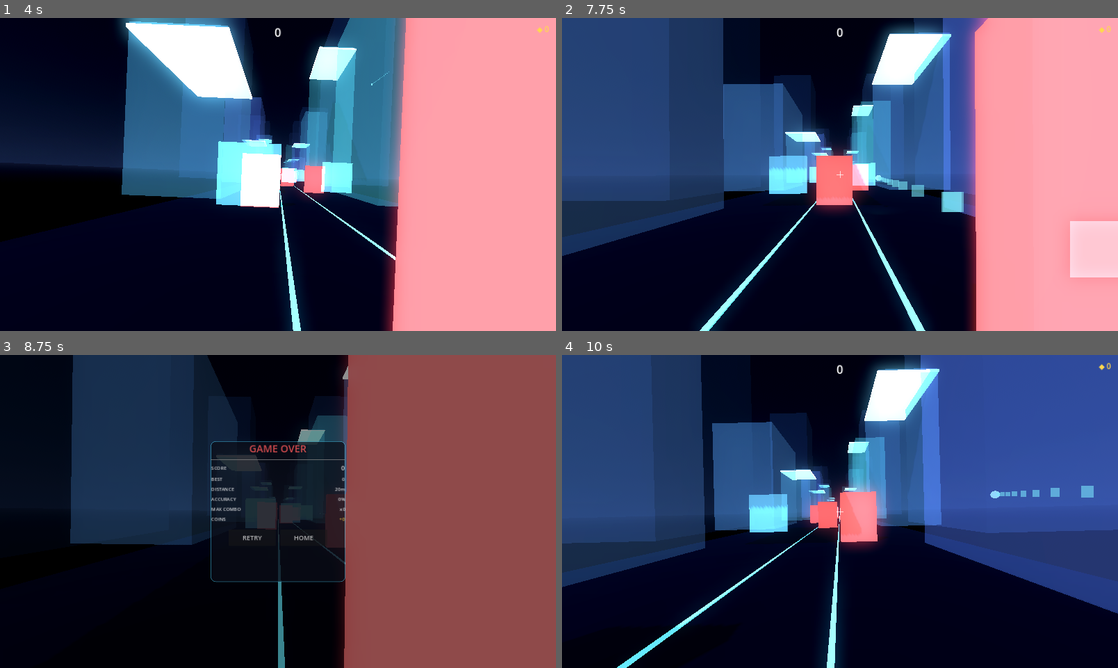
Above: before the commit, frames 1-4 (two rows, left to right).
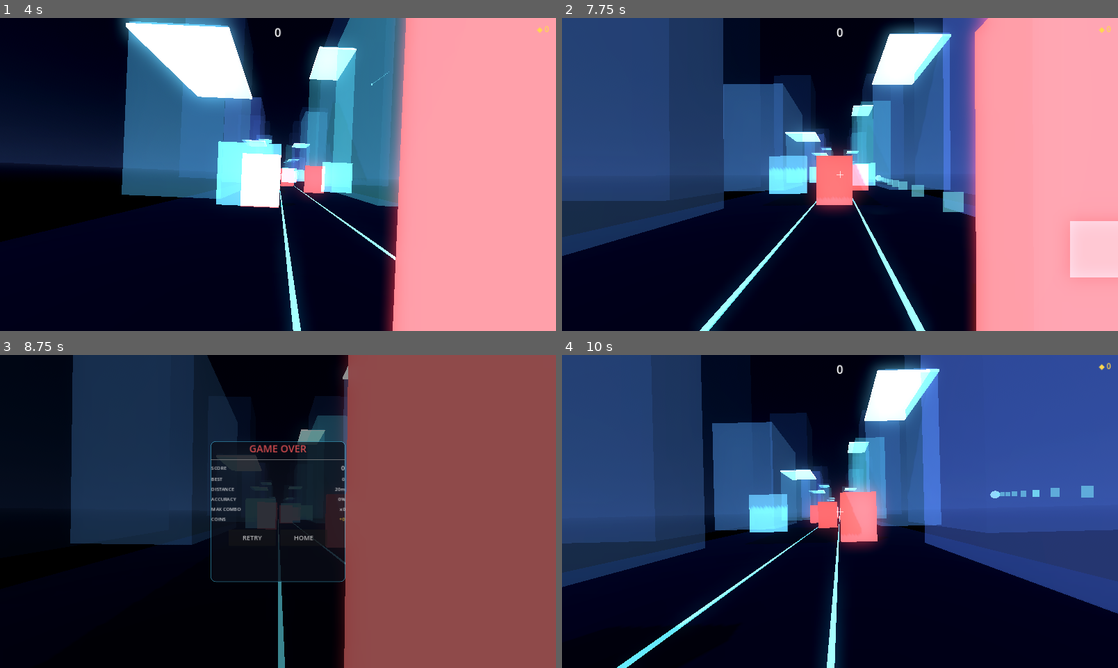
Above: after the commit, the same moments.

Repository: MUSTAFAKARA0/MUSTAFAKARA0
Game: Godot game, scene res://scenes/ui/MainMenu.tscn
Same seed, same stepped clock (60 frames per second), same inputs: the game is played once before the commit and once after it.
Inputs (mouse positions are in pixels of both pictures, inside the frame that each line leads up to):
- Up to frame 1 (4 s): click "PLAY" at 0.5 s; move the mouse to (400, 158) at 1.27 s; click (400, 158) at 1.42 s; drag from (166, 190) to (250, 237) at 2.02 s; move the mouse to (333, 105) at 2.77 s; click (333, 105) at 2.92 s; drag from (250, 237) to (111, 127) at 3.52 s
- Up to frame 2 (7.75 s): click "RETRY" at 4.25 s; move the mouse to (1006, 221) at 5.02 s; click (1006, 221) at 5.17 s; drag from (673, 127) to (756, 96) at 5.77 s; click "RETRY" at 6.5 s; move the mouse to (867, 174) at 7.27 s; click (867, 174) at 7.42 s
- Up to frame 3 (8.75 s): drag from (194, 433) to (166, 527) at 8.02 s
- Up to frame 4 (10 s): click "RETRY" at 8.75 s; move the mouse to (962, 495) at 9.52 s; click (962, 495) at 9.67 s

Frame 1 is identical in both runs. In frame 2, 0.2% of the frame differs, in the area x 57-72%, y 50-62%; in frame 3, less than 0.1%; in frame 4, less than 0.1%.

Commit message:
Validation gate: fix post-death projectile scoring bug, missing SFX
Full static re-audit of every .tscn, script cross-reference, autoload,
input path, retry/reset flow, scene transition, audio wiring, and
pooling usage (no Godot binary available -- static review only).

Found and fixed:
- Projectile._physics_process() has no PLAYING-state guard (only checks
  its own lifetime), so a projectile still mid-flight at the instant of
  death kept flying behind the Game Over panel and could still register
  a target hit -- mutating score/combo/coins after the stats snapshot
  shown on the Game Over screen had already been taken. GameManager.
  trigger_game_over() now force-returns active projectiles to their pool
  immediately, before computing stats (fragments are left alone --
  they're cosmetic and can't mutate game state).
- GlassTarget's FAKE-target hit played AudioManager.play_sfx("combo_break"),
  a 13th SFX name that was never generated (only 12 were). Added it to
  tools/audio/generate_sfx.py (short descending "wrong" buzz) and
  regenerated -- every play_sfx() call in the codebase now has a
  matching asset.

Everything else audited (scene node paths, autoload load order, touch/
mouse input fallback, scene-transition state leaks, object pooling) came
back clean -- see the validation report given alongside this commit.

Co-Authored-By: Claude Sonnet 5 <noreply@anthropic.com>
Claude-Session: https://claude.ai/code/session_01CgcjuDSkH1yknnrZASjxyA

Diff:
--- a/BREAKLINE/scripts/core/GameManager.gd
+++ b/BREAKLINE/scripts/core/GameManager.gd
@@ -86,6 +86,15 @@
 	InputManager.set_input_enabled(false)
 	AudioManager.play_sfx("game_over")
 
+	# Projectile._physics_process() has no PLAYING-state guard (it only
+	# checks its own lifetime), so a projectile still mid-flight at the
+	# instant of death would otherwise keep flying behind the Game Over
+	# panel and could still register a target hit -- mutating score/combo
+	# after the stats snapshot below has already been taken and shown.
+	# Fragments are left alone: they're purely cosmetic and can't mutate
+	# game state, so letting them keep settling during the reveal is fine.
+	ProjectileManager.return_all_active()
+
 	var stats := {
 		"score": ScoreManager.score,
 		"best_score": max(ScoreManager.score, SaveManager.data.get("best_score", 0)),
Not shown, added: BREAKLINE/assets/audio/sfx/combo_break.wav
Not shown, changed: BREAKLINE/assets/audio/sfx/obstacle_collision.wav
Not shown, changed: BREAKLINE/tools/audio/generate_sfx.py
